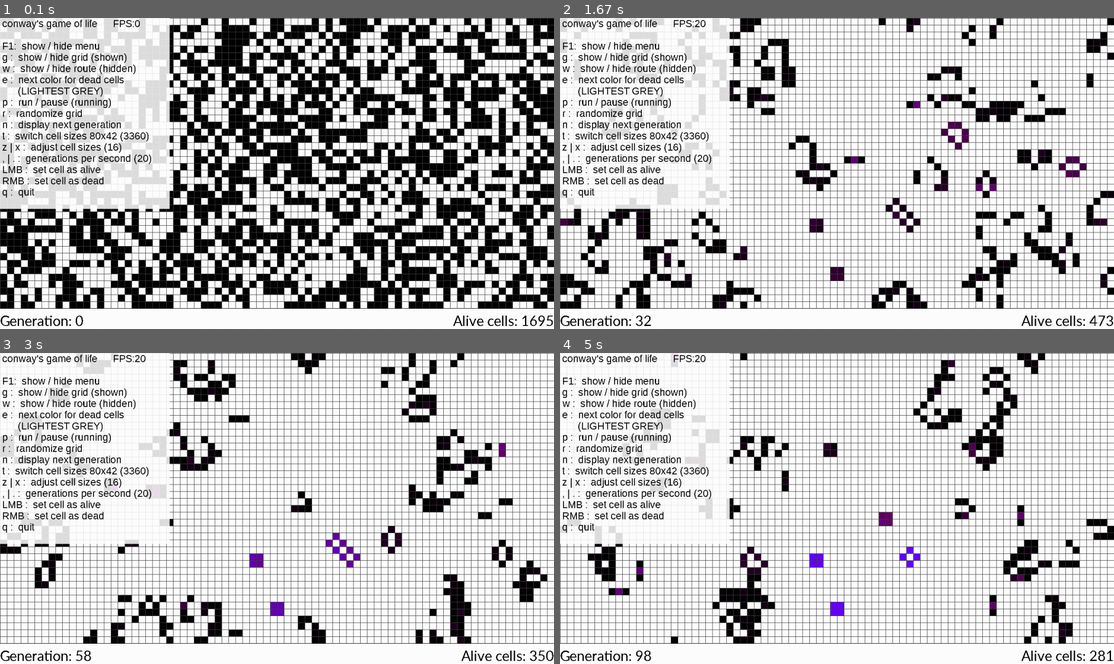
Above: before the commit, frames 1-4 (two rows, left to right).
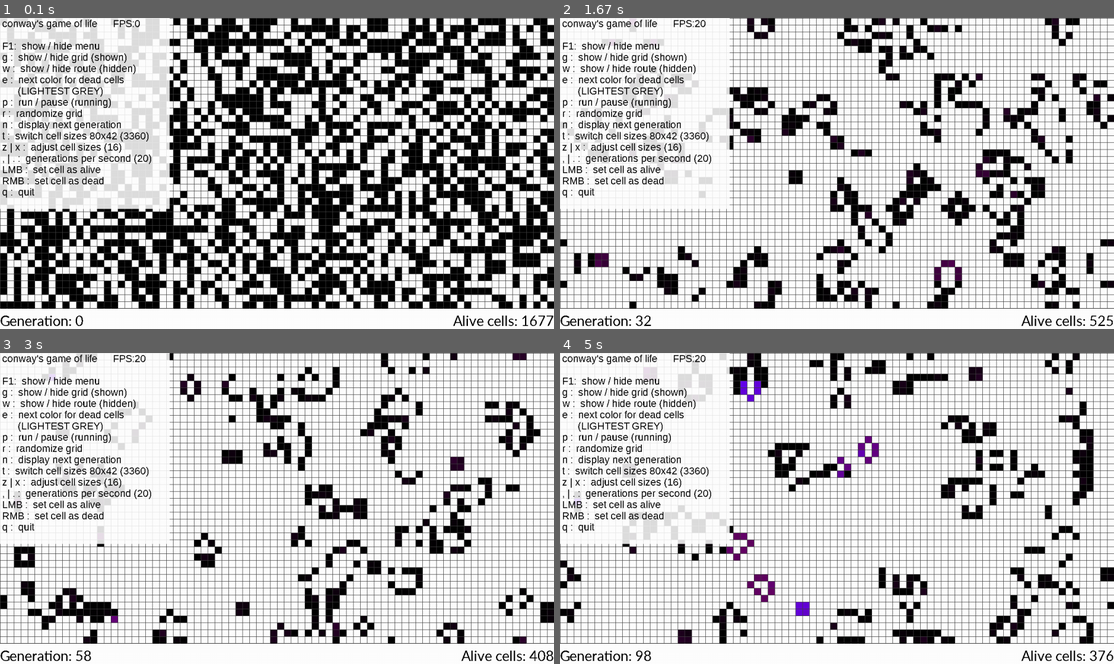
Above: after the commit, the same moments.

Repository: mzebrak/pygame-conways-game-of-life
Game: pygame game, started from __main__.py
Same seed, same stepped clock (60 frames per second), same inputs: the game is played once before the commit and once after it.
Inputs (mouse positions are in pixels of both pictures, inside the frame that each line leads up to):
- Up to frame 1 (0.1 s): no input
- Up to frame 2 (1.67 s): click (837, 173) at 0.4 s
- Up to frame 3 (3 s): no input
- Up to frame 4 (5 s): no input

The runs differ from the first frame. In frame 1, 46% of the frame differs, in the area x 0-100%, y 0-100%; in frame 2, 23%; in frame 3, 18%; in frame 4, 16%.

Commit message:
performance improved, refactoring

Diff:
--- a/GameOfLife.py
+++ b/GameOfLife.py
@@ -48,6 +48,7 @@
         pg.init()
         pg.display.set_icon(pg.image.load(ICON))
         pg.display.set_caption(TITLE)
+        pg.event.set_allowed([pg.QUIT, pg.KEYDOWN, pg.MOUSEBUTTONDOWN])
         self.screen = pg.display.set_mode([WIDTH, HEIGHT], HWSURFACE | DOUBLEBUF | RESIZABLE)
         self.cell_size = CELL_SIZE if cell_size < 8 else cell_size
         self.fps = FPS if fps < 1 else fps
@@ -143,10 +144,7 @@
         for x in range(self.grid_width):
             for y in range(self.grid_height):
                 if value is None:
-                    if random.choice([0, 1]) == 1:
-                        self.cells[x][y].revive()
-                    else:
-                        self.cells[x][y].kill()
+                    self.cells[x][y].revive() if random.choice([0, 1]) == 1 else self.cells[x][y].kill()
                 elif value == 0:
                     self.cells[x][y].kill()
                 elif value == 1:
@@ -156,53 +154,43 @@
         """
         Draw the additional grid/net
         """
-        width = self.grid_width * self.cell_size
-        height = self.grid_height * self.cell_size
+        width, height = self.grid_width * self.cell_size, self.grid_height * self.cell_size
         for x in range(0, width, self.cell_size):
             pg.draw.line(self.grid_image, GREY, (x, 0), (x, height))
-
         for y in range(0, height, self.cell_size):
             pg.draw.line(self.grid_image, GREY, (0, y), (width, y))
 
-    def draw_info(self):
+    def draw_info(self, color=BLACK, background=WHITE):
         """
         Displaying information about generation and alive cells
         """
+        render = lambda txt: self.font.render(txt, False, color, background)
         self.count_alive_cells()
-        text1 = self.font.render(f'Generation: {self.generation}', False, BLACK, WHITE)
-        text2 = self.font.render(f'Alive cells: {self.alive_cells}', False, BLACK, WHITE)
-        text1_rect = text1.get_rect()
-        text2_rect = text2.get_rect()
-        text1_rect.topleft = (0, HEIGHT - MENU_HEIGHT + 1)
-        text2_rect.topleft = (WIDTH - text2_rect.width, HEIGHT - MENU_HEIGHT + 1)
+        text = render(f'Generation: {self.generation}')
+        text2 = render(f'Alive cells: {self.alive_cells}')
         pg.draw.rect(self.screen, WHITE, (0, HEIGHT - MENU_HEIGHT + 1, WIDTH, MENU_HEIGHT))
-        self.screen.blit(text1, text1_rect)
-        self.screen.blit(text2, text2_rect)
-
-    def draw_menu(self):
-        blit_line = lambda pos, text, color=BLACK: \
+        self.screen.blits([(text, (0, HEIGHT - MENU_HEIGHT + 1)),
+                           (text2, (WIDTH - text2.get_size()[0], HEIGHT - MENU_HEIGHT + 1))])
+
+    def draw_menu(self, color=BLACK):
+        blit_line = lambda pos, text: \
             self.grid_image.blit(self.font_menu.render(text, False, color), (5, self.f1_line_height * pos))
 
-        menu_bg = pg.Surface((self.f1_menu_width, self.f1_line_height * 17), pg.SRCALPHA)
-        menu_bg.set_alpha(222)
-        menu_bg.fill(WHITE)
+        menu_bg = pg.Surface([self.f1_menu_width, self.f1_line_height * 17], pg.SRCALPHA)
+        menu_bg.fill(WHITE + (222,))
         self.grid_image.blit(menu_bg, (0, 0))
 
-        if DEAD_COLOR == WHITE:
-            color = 'WHITE'
-        elif DEAD_COLOR == LIGHTEST_GREY:
-            color = 'LIGHTEST GREY'
-        elif DEAD_COLOR == LIGHTER_GREY:
-            color = 'LIGHTER GREY'
-        elif DEAD_COLOR == LIGHT_GREY:
-            color = 'LIGHT GREY'
+        color_names = {WHITE: 'WHITE',
+                       LIGHTEST_GREY: 'LIGHTEST GREY',
+                       LIGHTER_GREY: 'LIGHTER GREY',
+                       LIGHT_GREY: 'LIGHT GREY'}
 
         blit_line(0, f'{TITLE}      FPS:{int(self.clock.get_fps())}')
         blit_line(2, f'F1:  show / hide menu')
         blit_line(3, f'g :  show / hide grid ({"shown" if self.show_grid else "hidden"})')
         blit_line(4, f'w :  show / hide route ({"shown" if self.show_route else "hidden"})')
         blit_line(5, f'e :  next color for dead cells')
-        blit_line(6, f'      ({color})')
+        blit_line(6, f'      ({color_names[DEAD_COLOR]})')
         blit_line(7, f'p :  run / pause ({"paused" if self.paused else "running"})')
         blit_line(8, f'r :  randomize grid')
         blit_line(9, f'n :  display next generation')
@@ -219,12 +207,9 @@
         A function that draws everything on the screen - sprites, grid and info
         """
         self.sprites.draw(self.grid_image)
-        if self.show_grid:
-            self.draw_grid()
-        if self.show_menu:
-            self.draw_menu()
+        self.show_grid and self.draw_grid()
+        self.show_menu and self.draw_menu()
         self.screen.blit(self.grid_image, (self.margin_x, 0))
-
         self.draw_info()
         pg.display.flip()
 
@@ -232,31 +217,22 @@
         """
         Sets the number of cells currently alive
         """
-        total = 0
-        for x in range(self.grid_width):
-            for y in range(self.grid_height):
-                if self.cells[x][y].alive:
-                    total += 1
-        self.alive_cells = total
-
-    def count_cell_neighbors(self, col: int, row: int) -> int:
+        self.alive_cells = sum(sum(1 for cell in x if cell.alive) for x in self.cells)
+
+    def count_cell_neighbors(self, x: int, y: int) -> int:
         """
         Get the number of alive neighbors of a specific cell
-        :param col: The index of the specific cell
-        :param row: The index of the specific cell
+        :param x: The index of the specific cell
+        :param y: The index of the specific cell
         :return: The number of alive neighbors of that cell
         """
-        num_of_alive_neighbors = 0
-        for i in range(-1, 2):
-            for j in range(-1, 2):
-                x = (col + i + self.grid_width) % self.grid_width
-                y = (row + j + self.grid_height) % self.grid_height
-                if self.cells[x][y].alive:
-                    num_of_alive_neighbors += 1
-
-        if self.cells[col][row].alive:
-            num_of_alive_neighbors -= 1
-        return num_of_alive_neighbors
+        prev_x = x - 1
+        prev_y = y - 1
+        next_x = (x + 1) % self.grid_width
+        next_y = (y + 1) % self.grid_height
+        return self.cells[prev_x][prev_y].alive + self.cells[prev_x][y].alive + self.cells[prev_x][next_y].alive + \
+               self.cells[x][prev_y].alive + self.cells[x][next_y].alive + \
+               self.cells[next_x][prev_y].alive + self.cells[next_x][y].alive + self.cells[next_x][next_y].alive
 
     def set_cells_state(self):
         """
@@ -417,9 +393,8 @@
             if event.type == pg.QUIT:
                 self.quit()
             elif event.type == pg.VIDEORESIZE:
-                width = 640 if event.w < 640 else event.w
-                height = 360 if event.h < 360 else event.h
-                WIDTH, HEIGHT = width, height
+                WIDTH = 640 if event.w < 640 else event.w
+                HEIGHT = 360 if event.h < 360 else event.h
                 self.screen = pg.display.set_mode((WIDTH, HEIGHT), HWSURFACE | DOUBLEBUF | RESIZABLE)
                 self.new()
                 self.draw()
